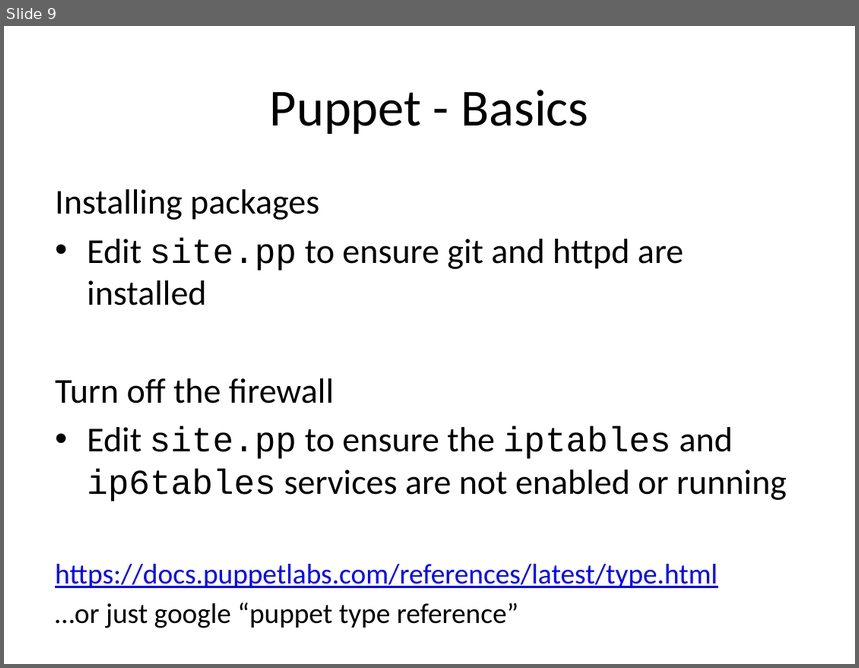
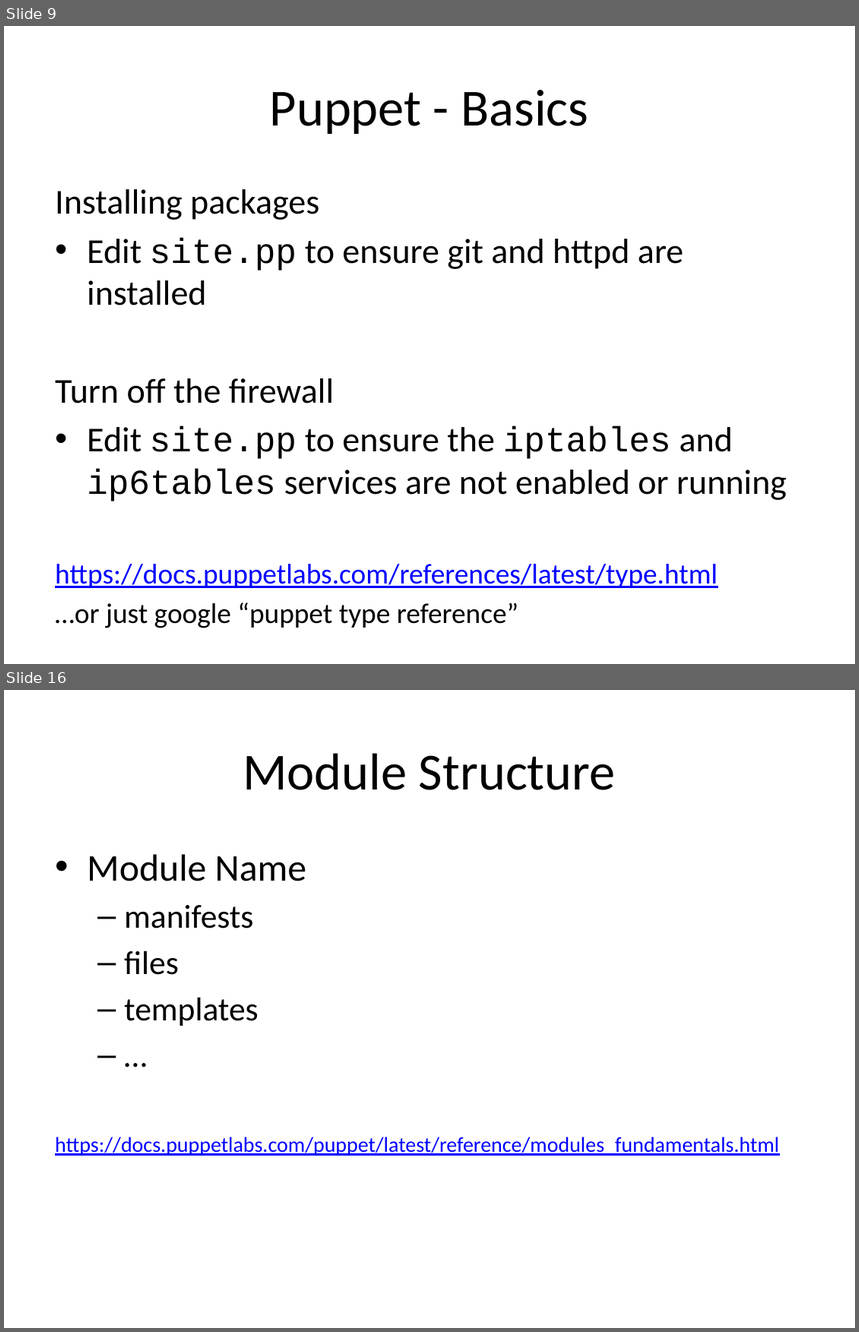
Before and after one commit to andeemarks/xconf-sydney-2014-workshops, a slide deck: 01-provision/xconf-sydney-2014-provision.pptx. Shown one above the other, each under a label of ours: slide 9 before the commit, slides 9 and 16 after it; the slides between them are not shown. The pictures are 859x668 and 859x1332 pixels, drawn with LibreOffice and Linux fonts; fonts in the diff are those of the drawing. Boxes give left, top, right and bottom in pixels: in the first picture for what was removed or moved away, otherwise in the second. Text is boxed around its words. In the diff, an @@ line names an element or a change of style, - is before the commit and + after.

```diff
--- a/01-provision/xconf-sydney-2014-provision.pptx
+++ b/01-provision/xconf-sydney-2014-provision.pptx
@@ slide 16 added at bbox=[4, 690, 855, 1328], background #FFFFFF @@
@@ title added at bbox=[243, 753, 616, 790], 44 pt, text #000000 @@
+Module Structure
@@ text added at bbox=[55, 854, 779, 1156], 18 pt, text #0000FF, underline @@
+• Module Name
+  – manifests
+  – files
+  – templates
+  – …
+https://docs.puppetlabs.com/puppet/latest/reference/modules_fundamentals.html
```
Also in this commit, not shown: 1 slide changed, 8 other slides added.
